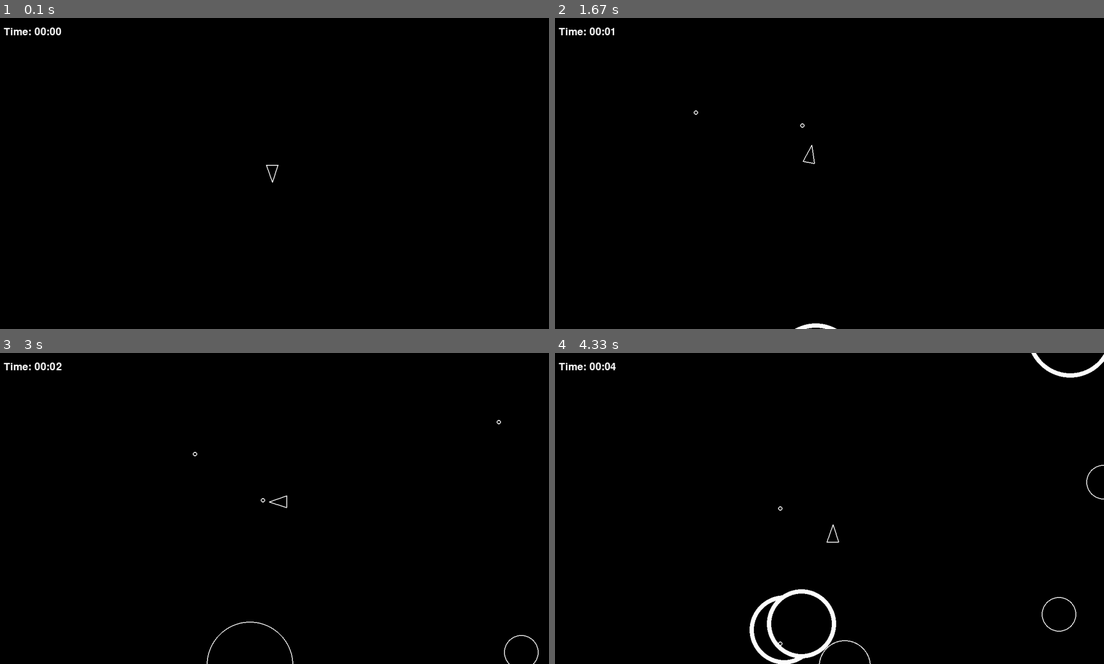
Above: before the commit, frames 1-4 (two rows, left to right).
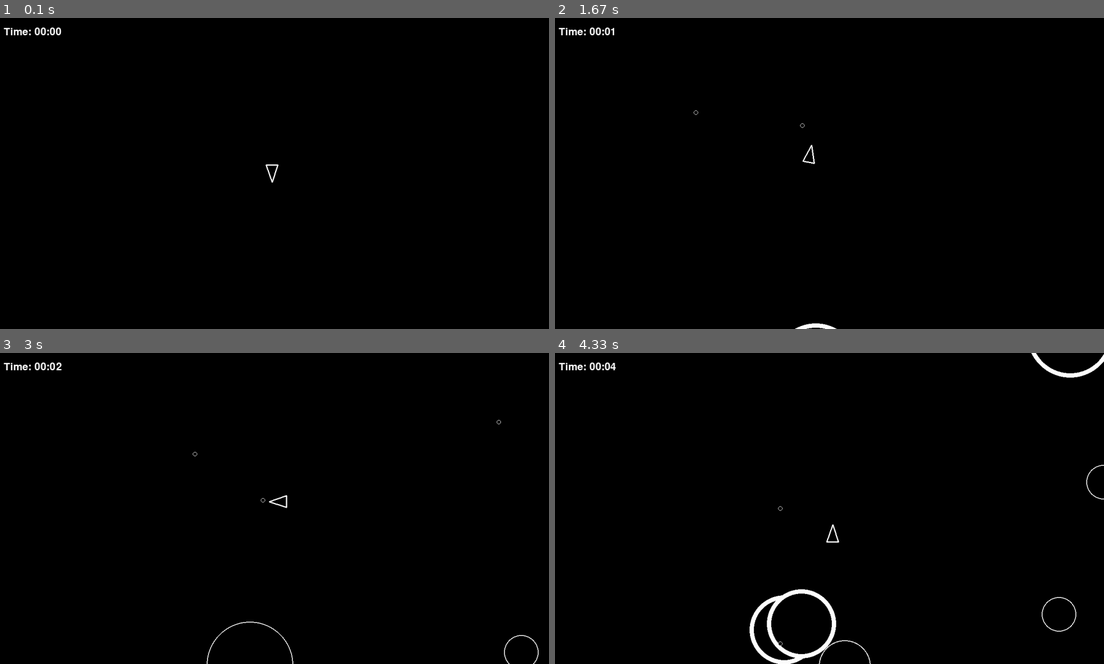
Above: after the commit, the same moments.

Repository: TobiasPartzsch/asteroids-game
Game: pygame game, started from main.py
Same seed, same stepped clock (60 frames per second), same inputs: the game is played once before the commit and once after it.
Inputs:
- Up to frame 1 (0.1 s): no input
- Up to frame 2 (1.67 s): tap Space at 0.33, 0.73, 1.03, 1.23, 1.57 s; hold D 0.67-1.13 s; hold W 1.17-1.47 s; hold D from 1.5 s (still down)
- Up to frame 3 (3 s): tap Space at 1.87, 2.07, 2.37, 2.63, 2.97 s; release D at 1.97 s; hold A 2-2.53 s; hold S 2.57-2.87 s; hold A from 2.9 s (still down)
- Up to frame 4 (4.33 s): tap Space at 3.27, 3.4, 3.8, 4.1 s; release A at 3.3 s; hold W 3.33-3.7 s; hold D from 3.73 s (still down)

The runs differ from the first frame. In frame 1, less than 0.1% of the frame differs, in the area x 48-51%, y 47-53%; in frame 2, less than 0.1%; in frame 3, less than 0.1%, in the area x 35-92%, y 21-50%; in frame 4, less than 0.1%.

Commit message:
use width and color from the settings

Diff:
--- a/src/player.py
+++ b/src/player.py
@@ -1,5 +1,6 @@
 import pygame
 
+import settings.graphics as graphics_settings
 import settings.player as player_settings
 import settings.shot as shot_settings
 from src.circleshape import CircleShape
@@ -49,9 +50,15 @@
         """
         pygame.draw.polygon(
             surface=screen,
-            color="white",
+            color=graphics_settings.GameColors.PLAYER_FILL,
             points=self.triangle(),
-            width=2,
+        )
+
+        pygame.draw.polygon(
+            surface=screen,
+            color=graphics_settings.GameColors.PLAYER_BORDER,
+            points=self.triangle(),
+            width=graphics_settings.BorderWidths.PLAYER,
         )
 
     def rotate(self, dt: float) -> None:
--- a/src/shot.py
+++ b/src/shot.py
@@ -1,5 +1,6 @@
 import pygame
 
+import settings.graphics as graphics
 from src.circleshape import CircleShape
 from settings.shot import RADIUS
 
@@ -20,12 +21,21 @@
         Args:
             screen (pygame.Surface): Surface representing our screen to draw upon.
         """
+        # Draw filled circle first
         pygame.draw.circle(
             screen,
-            color="white",
+            color=graphics.GameColors.SHOT_FILL,
             center=self.position,
             radius=self.radius,
-            width=2,
+        )
+
+        # Draw border on top
+        pygame.draw.circle(
+            screen,
+            color=graphics.GameColors.SHOT_BORDER,
+            center=self.position,
+            radius=self.radius,
+            width=graphics.BorderWidths.SHOT,
         )
 
     def update(self, dt: float) -> None:
